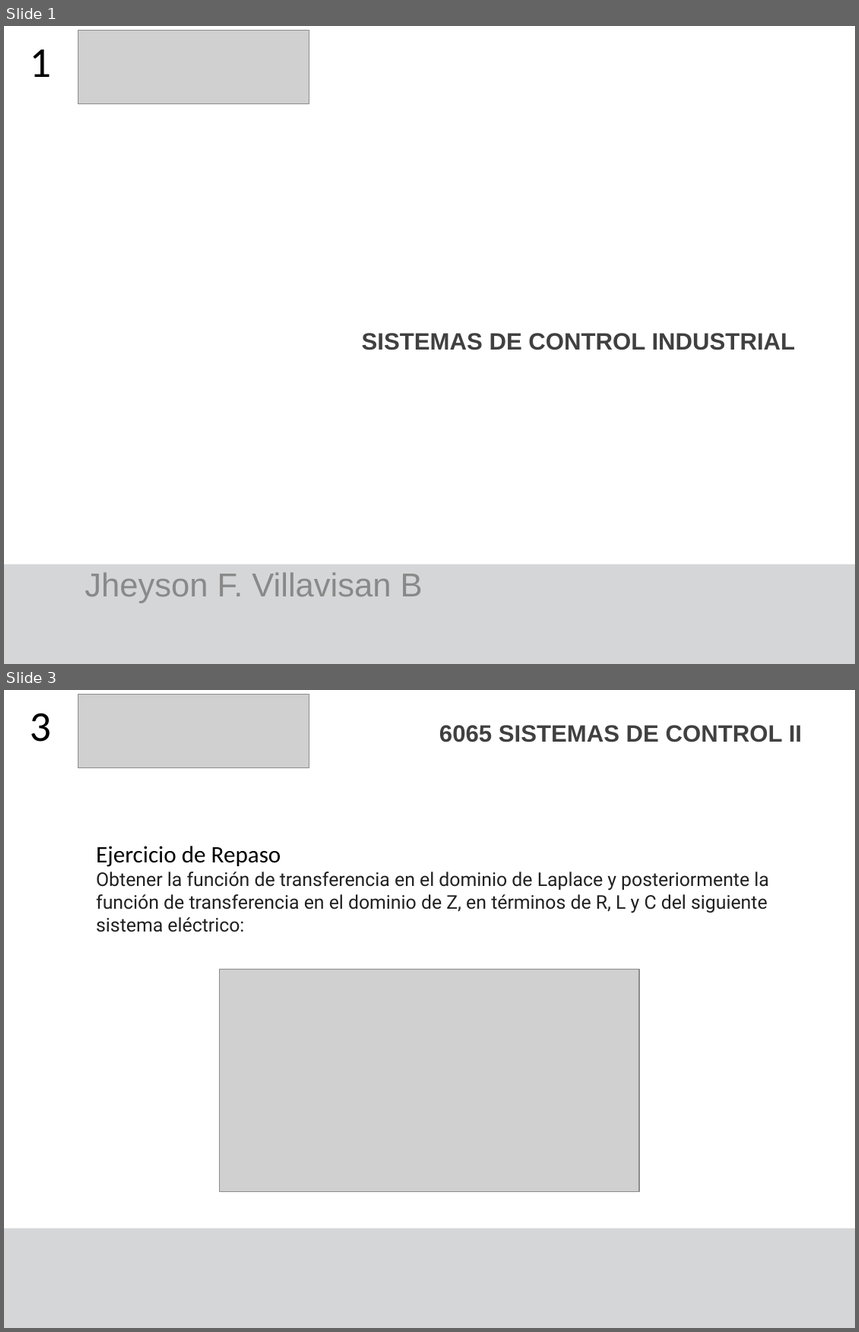
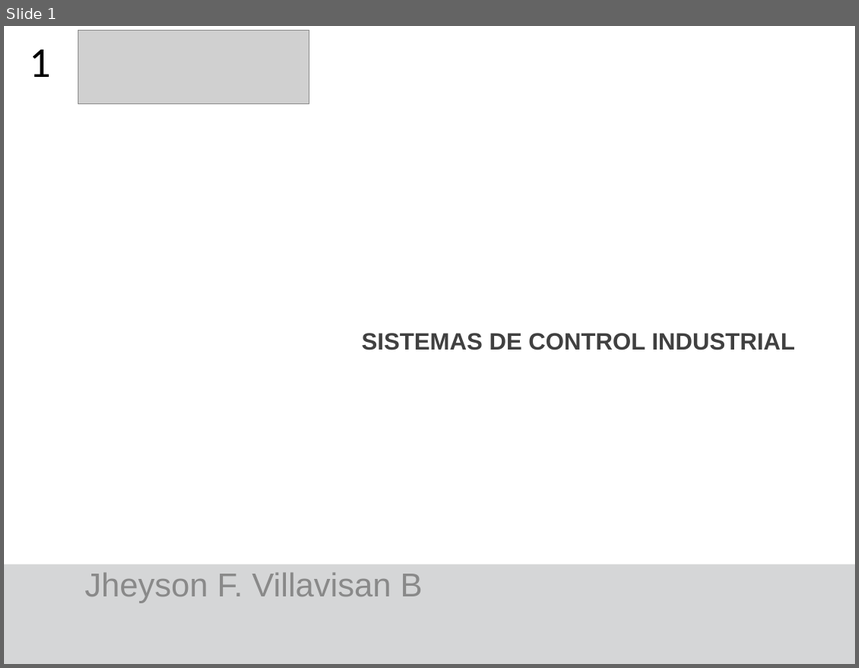
Before and after one commit to F4bian1012/Sistemas_De_Contro_Industrial, a slide deck: Lesson_2/Semana 0.pptx. Shown one above the other, each under a label of ours: slides 1 and 3 before the commit, slide 1 after it; the slides between them are not shown. The pictures are 859x1332 and 859x668 pixels, drawn with LibreOffice and Linux fonts; fonts in the diff are those of the drawing; grey boxes stand for pictures. Boxes give left, top, right and bottom in pixels: in the first picture for what was removed or moved away, otherwise in the second. Text is boxed around its words. In the diff, an @@ line names an element or a change of style, - is before the commit and + after.

```diff
--- a/Lesson_2/Semana 0.pptx
+++ b/Lesson_2/Semana 0.pptx
@@ slide 3 removed at (x1=4, y1=690, x2=855, y2=1328), background #FFFFFF; not listed: 1 template element that a slide beside it also shows @@
@@ picture removed at (x1=78, y1=695, x2=310, y2=768) @@
@@ title removed at (x1=30, y1=713, x2=51, y2=742) @@
-3
@@ text removed at (x1=439, y1=725, x2=802, y2=742) @@
-6065 SISTEMAS DE CONTROL II
@@ text removed at (x1=96, y1=846, x2=769, y2=932) @@
-Ejercicio de Repaso
-Obtener la función de transferencia en el dominio de Laplace y posteriormente la función de transferencia en el dominio de Z, en términos de R, L y C del siguiente sistema eléctrico:
@@ picture removed at (x1=219, y1=969, x2=639, y2=1192) @@
```
Also in this commit, not shown: 1 slide changed, 6 slides added, 3 other files.
